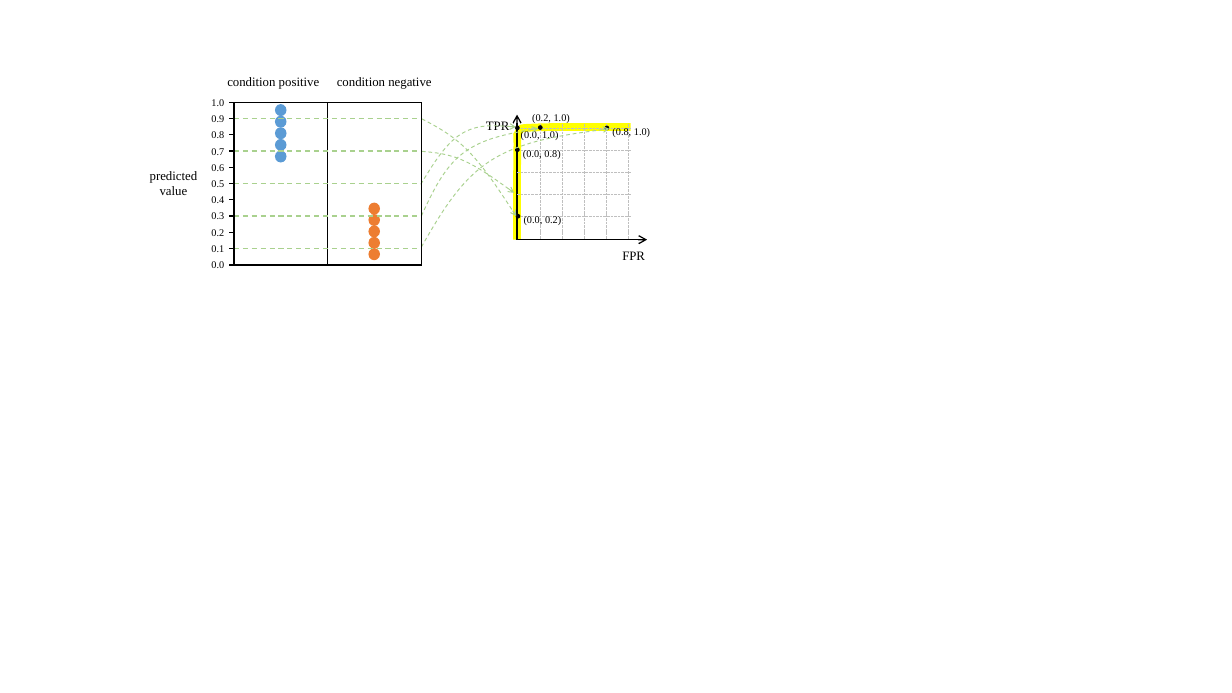
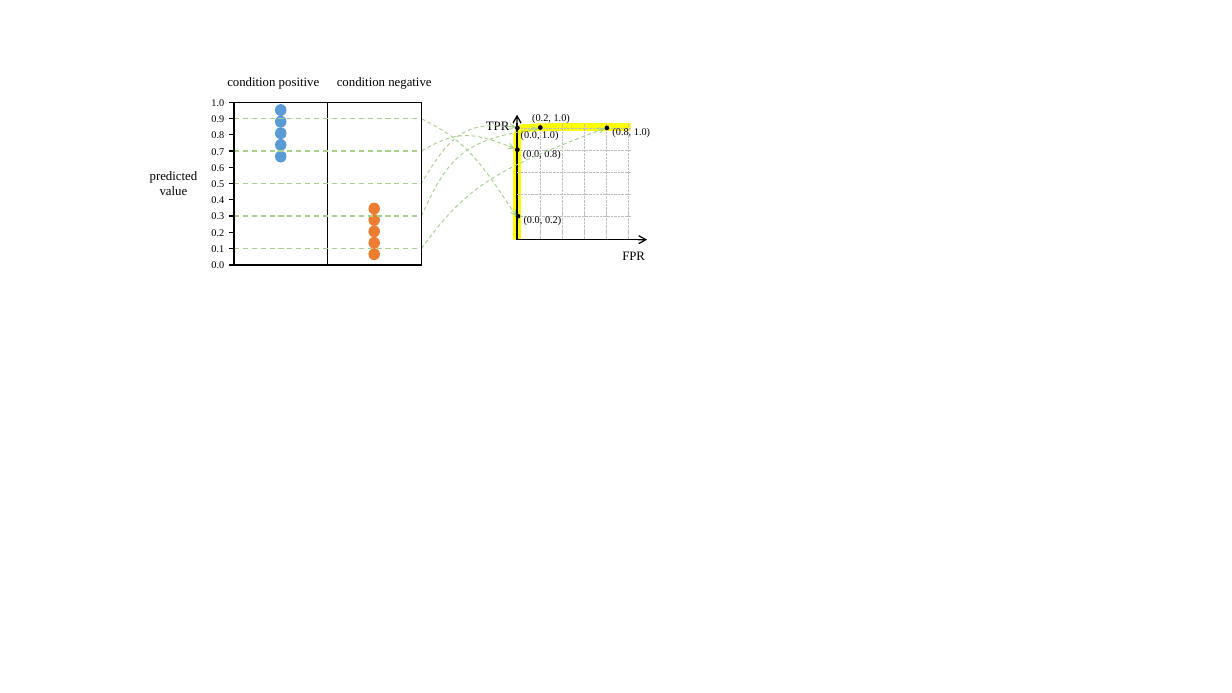
Before and after one commit to ep1804/jekyll-theme-basically-basic, a slide deck: slide 6 of assets/images/roc-auc-illustrated/figures.pptx. Drawn at 1232x693 pixels with LibreOffice and Linux fonts; fonts in the diff are those of the drawing. Boxes give left, top, right and bottom in pixels: in the first picture for what was removed or moved away, otherwise in the second. Text is boxed around its words. In the diff, an @@ line names an element or a change of style, - is before the commit and + after.

```diff
--- a/assets/images/roc-auc-illustrated/figures.pptx
+++ b/assets/images/roc-auc-illustrated/figures.pptx
@@ freeform shape at [422,117,515,183]: rotation 36 to 21 degrees; outline redrawn @@
@@ freeform shape at [405,128,622,248]: rotation 353 to 339 degrees; outline redrawn @@
```
Also in this commit, not shown: 1 other file.
